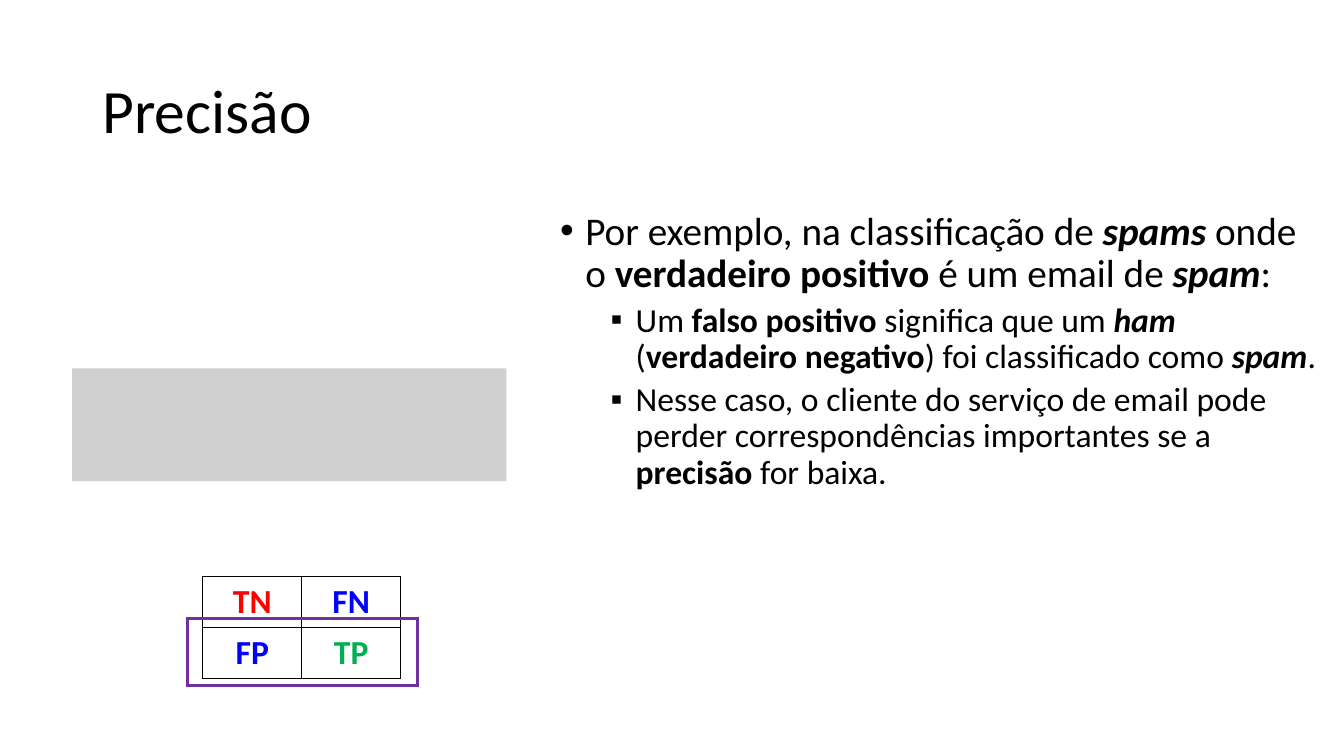
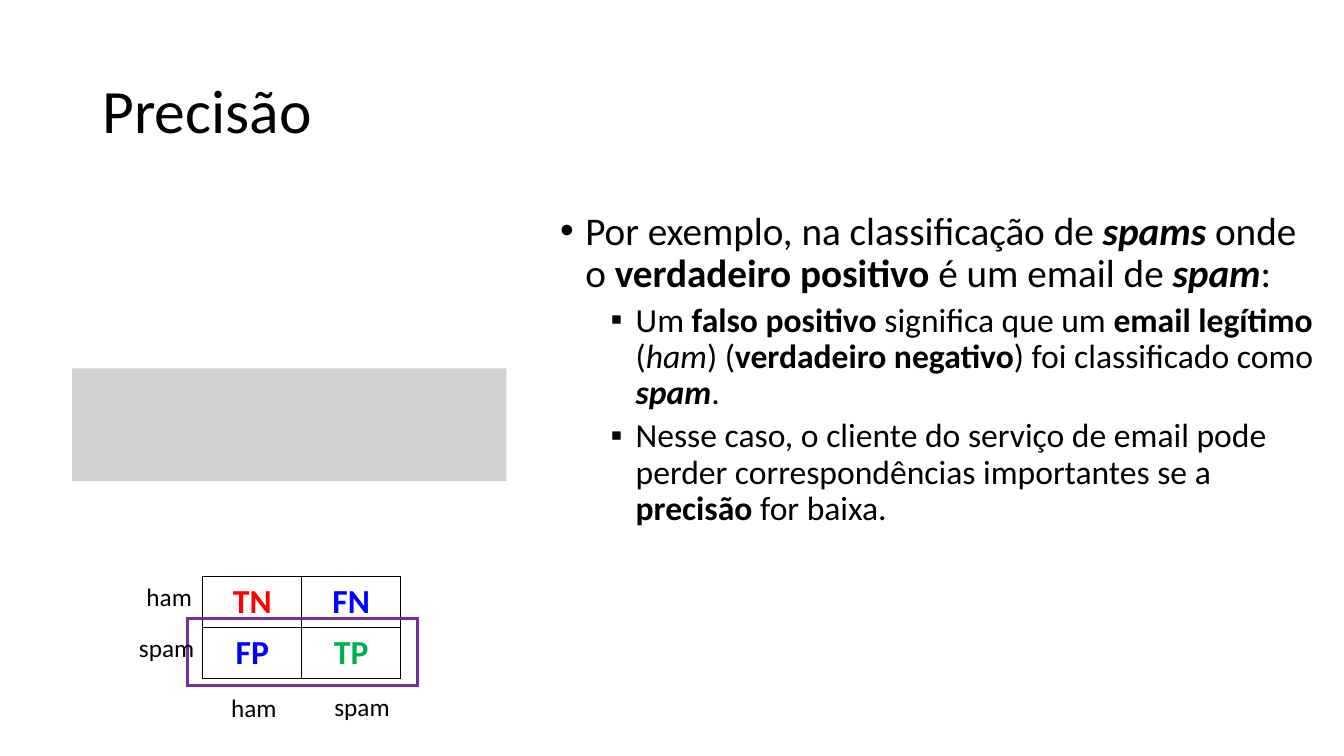
Before and after one commit to zz4fap/c24_inteligencia_artificial, a slide deck: slide 15 of slides/C24_Métricas_de_Classificação.pptx. Drawn at 1344x756 pixels with LibreOffice and Linux fonts; fonts in the diff are those of the drawing; grey boxes stand for pictures. Boxes give left, top, right and bottom in pixels: in the first picture for what was removed or moved away, otherwise in the second. Text is boxed around its words. In the diff, an @@ line names an element or a change of style, - is before the commit and + after.

```diff
--- a/slides/C24_Métricas_de_Classificação.pptx
+++ b/slides/C24_Métricas_de_Classificação.pptx
@@ text at (636,308,1313,410): text changed; bold on @@
-  ▪ Um falso positivo significa que um ham (verdadeiro negativo) foi classificado como spam.
+  ▪ Um falso positivo significa que um email legítimo (ham) (verdadeiro negativo) foi classificado como spam.
@@ text added at (146,588,191,606), 18 pt, text #000000 @@
+ham
@@ text added at (139,636,194,663), 18 pt, text #000000 @@
+spam
@@ text added at (231,699,276,717), 18 pt, text #000000 @@
+ham
@@ text added at (334,703,389,720), 18 pt, text #000000 @@
+spam
```
Also in this commit, not shown: 15 other slides changed, 1 slide added, 2 other files.
